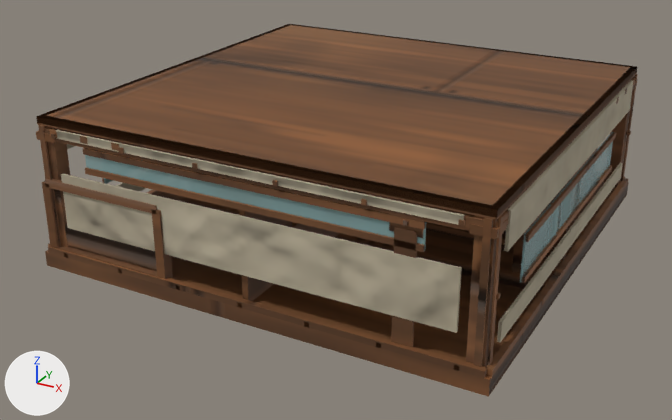
What one commit did to the FBX model art/models/Intermediate.Folktails/LOD1.fbx.
The view is the same before and after, from a camera (50 mm lens) standing at (2.72, -5.3, 2.74) and looking at (-0.09, -0.2, 0.19). Lighting does not change. The marker at lower left points along +X, +Y and +Z. The first picture is the older version. Vertices at exactly the same position are counted once.

The first picture shows 'SM_HDBF_BoxFarm_Intermediate_LOD1'.
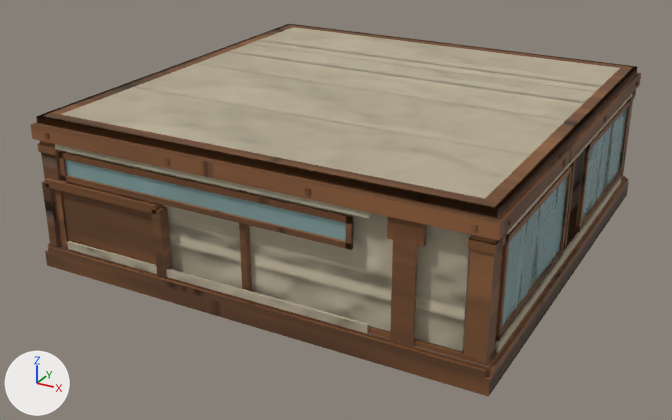
What the commit changed:
me_sm_hdbf_boxfarm_intermediate_lod1_mesh is used by ob_sm_hdbf_boxfarm_intermediate_lod1; location (0.0, 0.0, 0.0).
me_sm_hdbf_boxfarm_intermediate_lod1_mesh had 1440 vertices, 2330 faces and spanned x -1.5..1.5, y -1.5..1.5, z 0.0..1.0.
me_sm_hdbf_boxfarm_intermediate_lod1_mesh now has 1356 vertices, 2274 faces and spans x -1.5..1.5, y -1.5..1.5, z 0.0..1.0.
me_sm_hdbf_boxfarm_intermediate_lod1_mesh part 1: a new loose piece, a box spanning x -1.294..0.694, y -1.458..-1.446, z 0.626..0.794, in mat_m_hdbf_glass.
me_sm_hdbf_boxfarm_intermediate_lod1_mesh part 2: a new loose piece, a box spanning x 1.446..1.458, y 0.186..1.314, z 0.226..0.794, in mat_m_hdbf_glass.
me_sm_hdbf_boxfarm_intermediate_lod1_mesh part 3: a new loose piece, a box spanning x 1.446..1.458, y -1.314..-0.186, z 0.226..0.794, in mat_m_hdbf_glass.
me_sm_hdbf_boxfarm_intermediate_lod1_mesh part 4: a new loose piece, a box spanning x -1.32..0.8, y -1.475..-1.457, z 0.15..0.2, in mat_m_hdbf_fabric.
me_sm_hdbf_boxfarm_intermediate_lod1_mesh part 5: a new loose piece, a box spanning x -1.32..0.8, y -1.475..-1.457, z 0.82..0.86, in mat_m_hdbf_fabric.
me_sm_hdbf_boxfarm_intermediate_lod1_mesh part 6: a new loose piece, a box spanning x 1.457..1.475, y -1.32..1.32, z 0.15..0.2, in mat_m_hdbf_fabric.
me_sm_hdbf_boxfarm_intermediate_lod1_mesh part 7: a new loose piece, a box spanning x 1.457..1.475, y -1.32..1.32, z 0.82..0.86, in mat_m_hdbf_fabric.
me_sm_hdbf_boxfarm_intermediate_lod1_mesh part 8: a new loose piece, a box spanning x -1.31..1.31, y -1.4..-1.37, z 0.15..0.85, in mat_m_hdbf_fabric.
me_sm_hdbf_boxfarm_intermediate_lod1_mesh part 9: the loose piece of 8 vertices spanning x 0.91..1.09, y -1.47..-1.44, z 0.77..0.9 is moved by (0.0, 0.0, -0.04).
me_sm_hdbf_boxfarm_intermediate_lod1_mesh part 10: the loose piece of 8 vertices spanning x 0.94..1.06, y -1.47..-1.46, z 0.08..0.8 is moved by (0.0, 0.0, -0.02).
me_sm_hdbf_boxfarm_intermediate_lod1_mesh part 11: a new loose piece, a box spanning x -1.36..1.36, y 0.004..0.678, z 0.99..1.0, in mat_m_hdbf_fabric.
me_sm_hdbf_boxfarm_intermediate_lod1_mesh part 12: a new loose piece, a box spanning x -1.36..1.36, y -0.678..-0.004, z 0.99..1.0, in mat_m_hdbf_fabric.
me_sm_hdbf_boxfarm_intermediate_lod1_mesh part 13: a new loose piece, a box spanning x -1.41..1.41, y -1.461..-1.443, z 0.149..0.175, in mat_m_hdbf_wood.
me_sm_hdbf_boxfarm_intermediate_lod1_mesh part 14: 83 loose pieces with 792 vertices, spanning x -1.48..1.48, y -1.5..1.5, z 0.1..0.94, are deleted.
me_sm_hdbf_boxfarm_intermediate_lod1_mesh part 15: 78 vertices moved from x -1.48..1.46, y -1.42..1.46, z 0.1..1.0 to x -1.49..1.46, y -1.44..1.48, z 0.1..1.0; 150 vertices removed from x -1.48..1.48, y -1.48..1.48, z 0.1..0.95; 634 vertices added at x -1.5..1.5, y -1.5..1.5, z 0.1..1.0.
me_sm_hdbf_boxfarm_intermediate_lod1_mesh part 16: 571 kept faces spanning x -1.48..1.47, y -1.49..1.47, z 0.09..1.0 get new texture (UV) coordinates.
Other edits to the shape of me_sm_hdbf_boxfarm_intermediate_lod1_mesh do not show in these pictures.

What differs and where, as boxes (x1, y1, x2, y2) in the pictures (672 x 420 px; the box of a moved part takes in the faces that stretch with it):
'SM_HDBF_BoxFarm_Intermediate_LOD1', reshaped: before (36, 24, 638, 397); after (31, 24, 641, 397)
part 1 of me_sm_hdbf_boxfarm_intermediate_lod1_mesh, added: after (65, 159, 346, 241)
part 2 of me_sm_hdbf_boxfarm_intermediate_lod1_mesh, added: after (575, 108, 627, 230)
part 3 of me_sm_hdbf_boxfarm_intermediate_lod1_mesh, added: after (502, 175, 568, 327)
part 4 of me_sm_hdbf_boxfarm_intermediate_lod1_mesh, added: after (67, 241, 369, 333)
part 5 of me_sm_hdbf_boxfarm_intermediate_lod1_mesh, added: after (55, 144, 371, 218)
part 6 of me_sm_hdbf_boxfarm_intermediate_lod1_mesh, added: after (495, 177, 621, 353)
part 7 of me_sm_hdbf_boxfarm_intermediate_lod1_mesh, added: after (506, 94, 632, 234)
part 8 of me_sm_hdbf_boxfarm_intermediate_lod1_mesh, added: after (66, 152, 471, 352)
part 9 of me_sm_hdbf_boxfarm_intermediate_lod1_mesh, moved or reshaped: before (389, 210, 424, 238); after (387, 217, 427, 247)
part 10 of me_sm_hdbf_boxfarm_intermediate_lod1_mesh, moved or reshaped: before (391, 227, 417, 347); after (390, 233, 418, 346)
part 11 of me_sm_hdbf_boxfarm_intermediate_lod1_mesh, added: after (196, 44, 595, 121)
part 12 of me_sm_hdbf_boxfarm_intermediate_lod1_mesh, added: after (135, 64, 565, 156)
part 13 of me_sm_hdbf_boxfarm_intermediate_lod1_mesh, added: after (60, 242, 477, 363)
part 14 of me_sm_hdbf_boxfarm_intermediate_lod1_mesh, deleted: before (36, 79, 638, 371)
part 15 of me_sm_hdbf_boxfarm_intermediate_lod1_mesh, built on (mostly hidden before): before (38, 74, 638, 367); after (31, 24, 641, 377)
part 16 of me_sm_hdbf_boxfarm_intermediate_lod1_mesh, surface changed: before (37, 24, 637, 301); after (37, 24, 637, 291)
